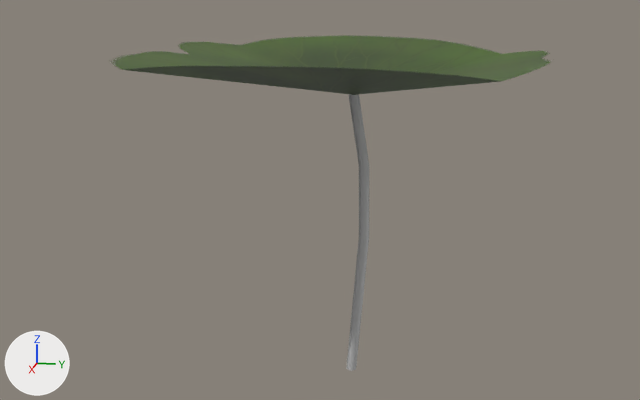
A saved change to the FBX model Assets/Model/OBject/Flower/Leaf01.fbx.
Both versions are drawn from a 50 mm lens placed at (0.2186, 0.0351, 0.0149), pointed at (0.0008, -0.0084, -0.0396). The axes (+X, +Y, +Z) are drawn at lower left. The lights are the same throughout. Where no turn or scale is listed for an object, it has been applied to the vertices.

Script lines for the objects in view, before the commit:
```python
mat_reaf_hasu = principled_material('Reaf_hasu')
mat_reaf_hasu.texture = img_leaf01_albedotransparency_png  # with its transparency
me_mesh = bpy.data.meshes.new('Mesh')
me_mesh.from_pydata(...)  # 5 vertices, 4 faces; spans x -0.0563..0.0563, y -0.0563..0.0563, z -0.0124..0.0
me_mesh.materials.append(mat_reaf_hasu)  # picture img_leaf01_albedotransparency_png
me_mesh_001 = bpy.data.meshes.new('Mesh.001')
me_mesh_001.from_pydata(...)  # 16 vertices, 12 faces; spans x -0.0013..0.0013, y -0.0013..0.0044, z -0.0737..0.0
me_mesh_001.materials.append(mat_stem)  # grey #bcbcbc
ob_hasu_leaf = bpy.data.objects.new('Hasu_Leaf', me_mesh)
ob_hasu_leaf.location = (0.0, 0.0, 0.0)
ob_stem1 = bpy.data.objects.new('Stem1', me_mesh_001)
ob_stem1.location = (0.0, 0.0, -0.0124)
```
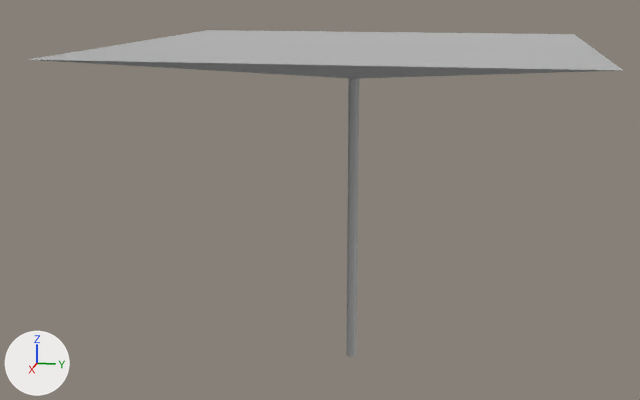
The edits, one by one:
In material 'Reaf_hasu' (mat_reaf_hasu), texture is no longer img_leaf01_albedotransparency_png, with its transparency.
In material 'Reaf_hasu' (mat_reaf_hasu), base_color is now set to (0.5, 0.5, 0.5), grey #bcbcbc.
me_mesh_001 is used by ob_stem1; location (0.0, 0.0, -0.0124).
me_mesh_001 had 16 vertices, 12 faces and spanned x -0.0013..0.0013, y -0.0013..0.0044, z -0.0737..0.0.
me_mesh_001 now has 8 vertices, 4 faces and spans x -0.0013..0.0013, y -0.0013..0.0013, z -0.0737..0.0.
Part 1, on me_mesh_001:
8 vertices are removed from x -0.0013..0.0013, y 0.0015..0.0044, z -0.0366..-0.018.
12 faces are deleted.
4 new faces join them.
me_mesh has 5 vertices, 4 faces and spans x -0.0563..0.0563, y -0.0563..0.0563, z -0.0124..0.0.
me_mesh is used by ob_hasu_leaf; location (0.0, 0.0, 0.0).
me_mesh part 2: the whole mesh is scaled about the mesh origin by (1, 1, 0.677).
Object 'Stem1' (ob_stem1) moves from (0.0, 0.0, -0.0124) to (0.0, 0.0, -0.0084).

Boxes (x1, y1, x2, y2) around the edits, measured in the pictures (640 x 400 px):
'Hasu_Leaf', surface changed, mesh rescaled: before (112, 36, 550, 95); after (28, 30, 623, 79)
'Stem1', reshaped, moved (42% narrower): before (346, 94, 369, 371); after (346, 78, 359, 357)
